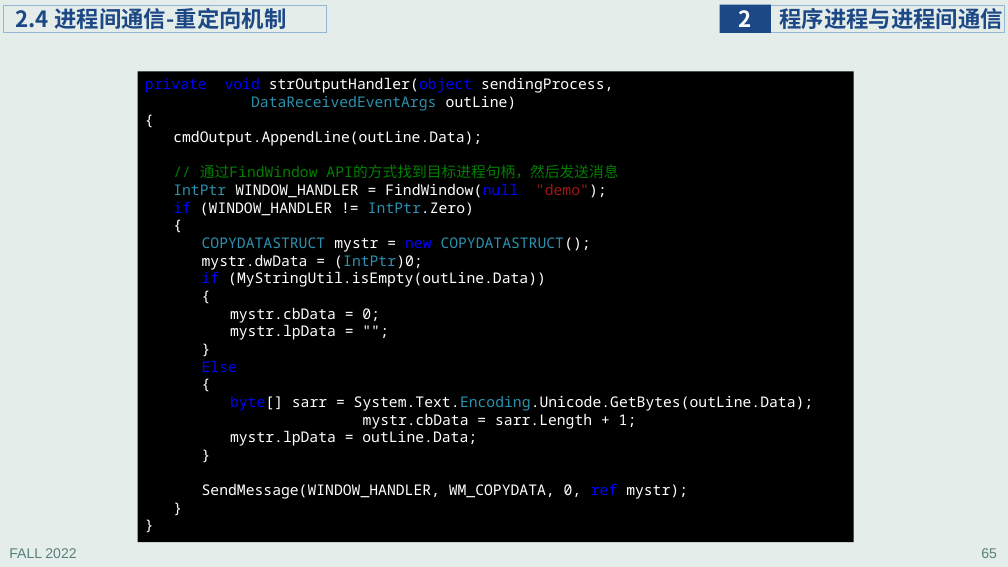
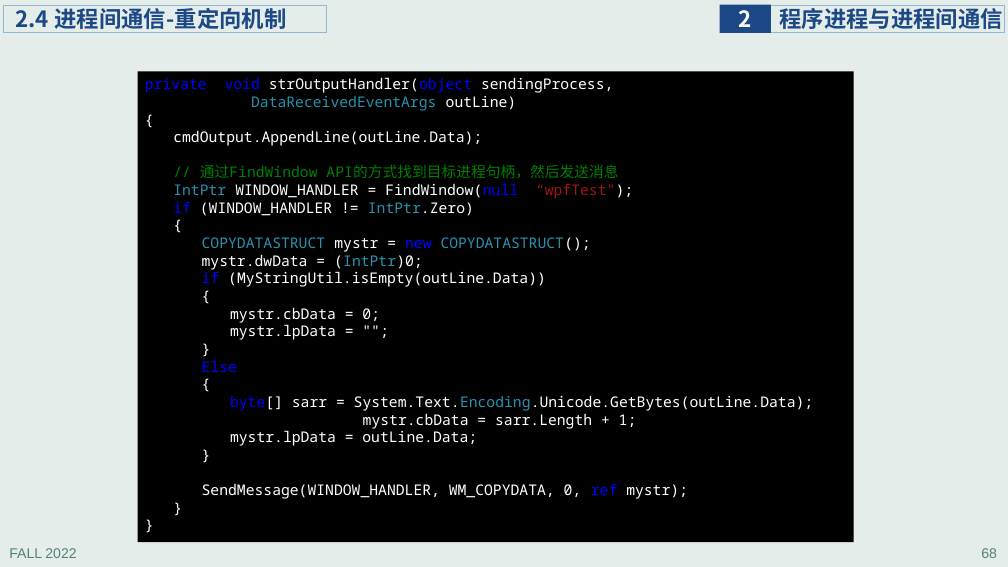
Before and after one commit to principleWindows/win-principle-2022, a slide deck: slide 68 of slides/instruction/principleWindows_2.pptx (slide 65 before the commit). Drawn at 1008x567 pixels with LibreOffice and Linux fonts; fonts in the diff are those of the drawing. Boxes give left, top, right and bottom in pixels: in the first picture for what was removed or moved away, otherwise in the second. Text is boxed around its words. In the diff, an @@ line names an element or a change of style, - is before the commit and + after.

```diff
--- a/slides/instruction/principleWindows_2.pptx
+++ b/slides/instruction/principleWindows_2.pptx
@@ text in rectangle at (x1=173, y1=183, x2=633, y2=199): text changed @@
-  IntPtr WINDOW_HANDLER = FindWindow(null, "demo");
+  IntPtr WINDOW_HANDLER = FindWindow(null, “wpfTest");
@@ page number at (x1=981, y1=548, x2=997, y2=558): text changed @@
-65
+68
```
Also in this commit, not shown: 13 other slides changed, 3 slides added, 1 other file.
